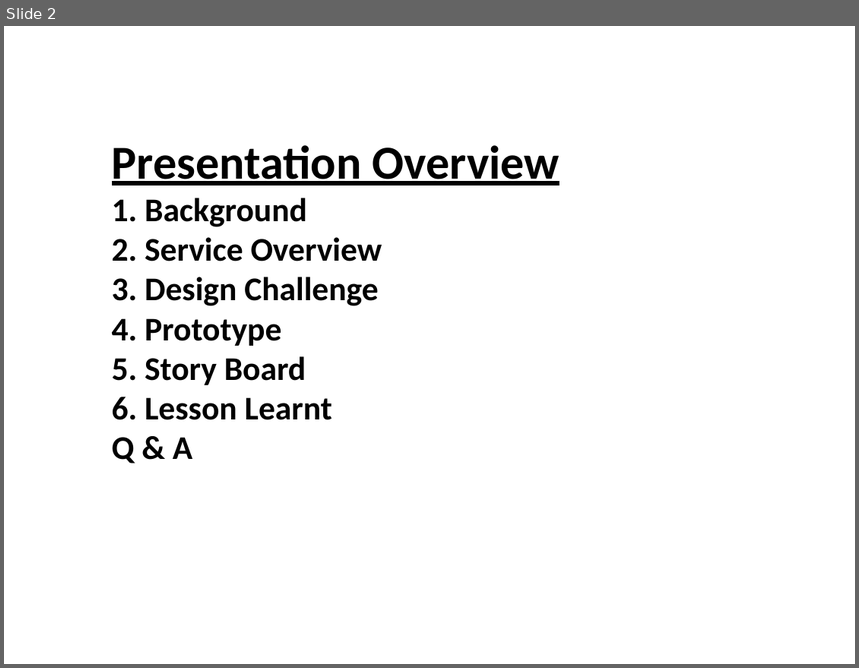
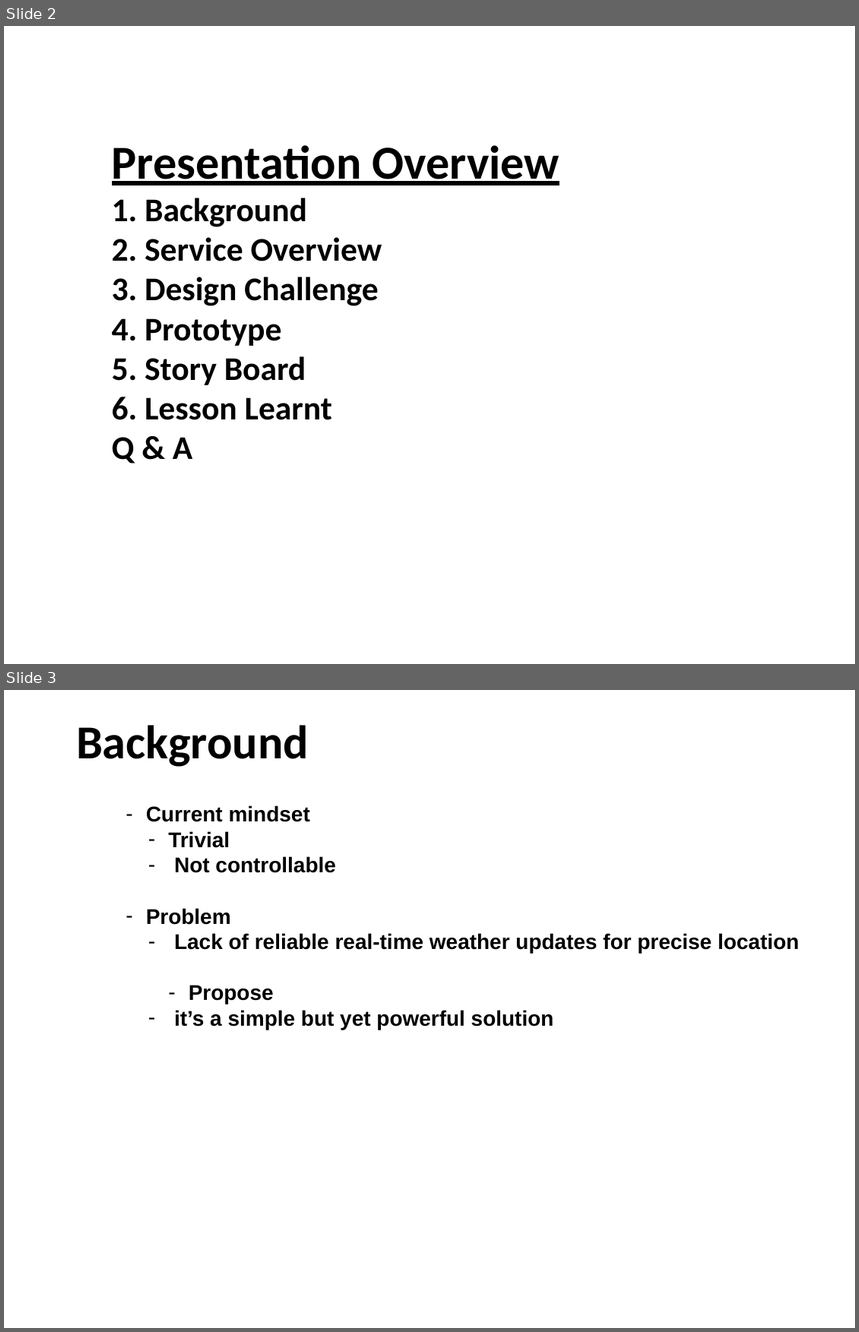
Before and after one commit to s4kshya/leezdr-repository, a slide deck: Semester4/IT_INNO/CA/SI_Presentation.ppt. Shown one above the other, each under a label of ours: slide 2 before the commit, slides 2 and 3 after it. The pictures are 859x668 and 859x1332 pixels, drawn with LibreOffice and Linux fonts; fonts in the diff are those of the drawing; background and template pictures are left out. Boxes give left, top, right and bottom in pixels: in the first picture for what was removed or moved away, otherwise in the second. Text is boxed around its words. In the diff, an @@ line names an element or a change of style, - is before the commit and + after.

```diff
--- a/Semester4/IT_INNO/CA/SI_Presentation.ppt
+++ b/Semester4/IT_INNO/CA/SI_Presentation.ppt
@@ slide 3 added at (x1=4, y1=690, x2=855, y2=1328), background picture (left out) @@
@@ title added at (x1=76, y1=725, x2=309, y2=767), 40 pt, text #000000, bold @@
+Background
@@ text added at (x1=146, y1=806, x2=799, y2=1030), 18 pt, text #000000, bold @@
+– Current mindset
+  – Trivial
+  – Not controllable
+– Problem
+  – Lack of reliable real-time weather updates for precise location
+– Propose
+  – it’s a simple but yet powerful solution
```
